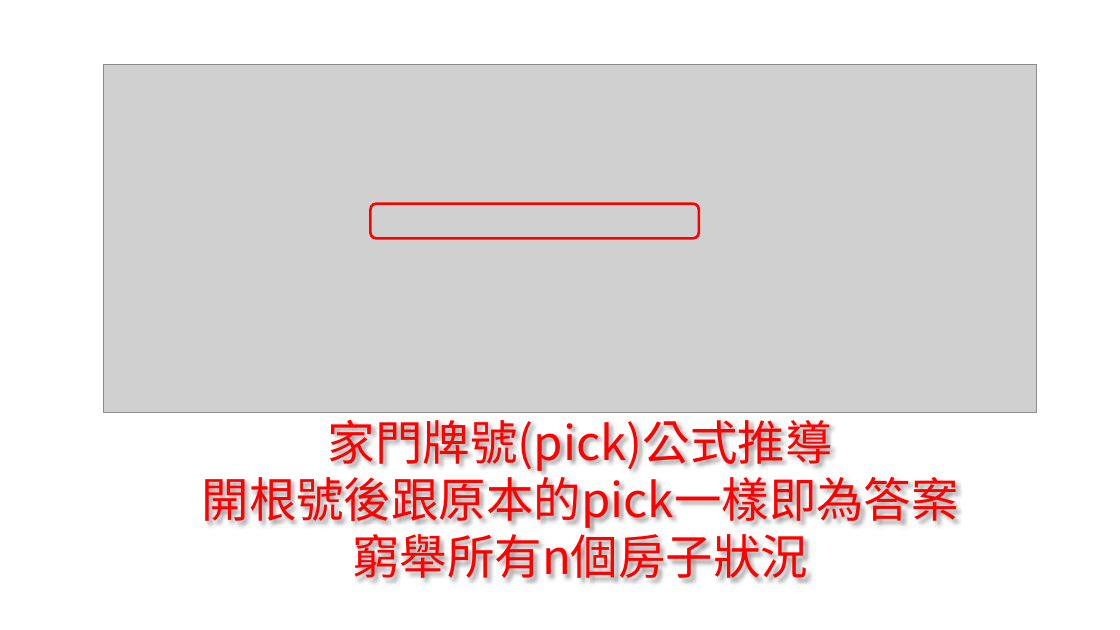
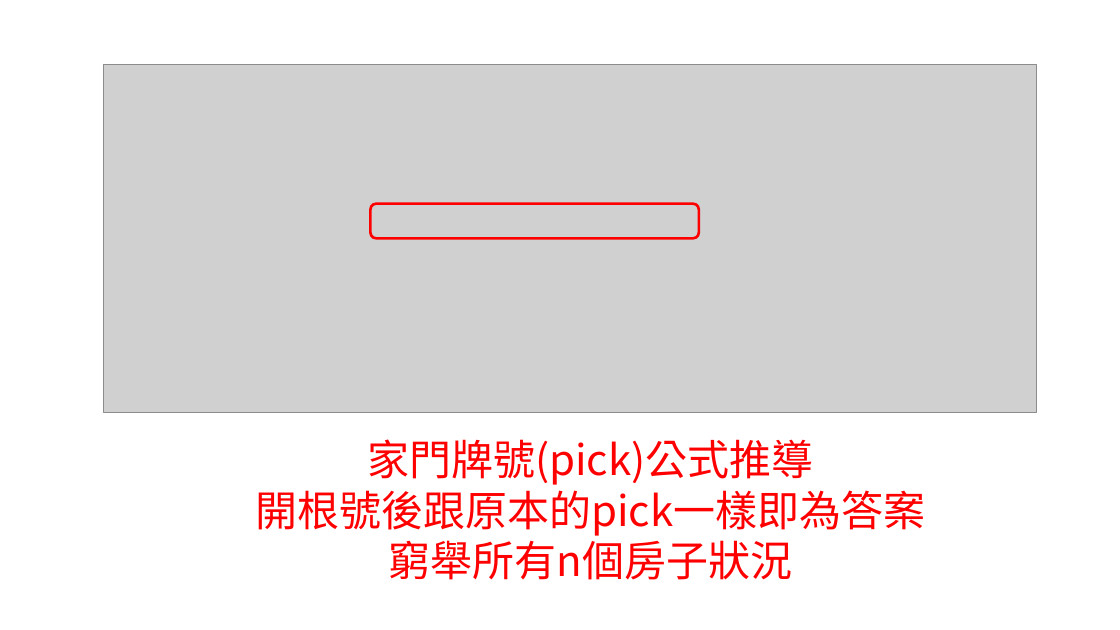
Before and after one commit to kerong2002/110-C-final-project, a slide deck: slide 5 of ppt/C110152338_138.pptx. Drawn at 1120x630 pixels with LibreOffice and Linux fonts; fonts in the diff are those of the drawing; grey boxes stand for pictures; background and template pictures are left out. Boxes give left, top, right and bottom in pixels: in the first picture for what was removed or moved away, otherwise in the second. Text is boxed around its words. In the diff, an @@ line names an element or a change of style, - is before the commit and + after.

```diff
--- a/ppt/C110152338_138.pptx
+++ b/ppt/C110152338_138.pptx
@@ text "家門牌號(pick)公式推導": place and size @@
-text "家門牌號(pick)公式推導" at [202,411,959,583]
+text "家門牌號(pick)公式推導" at [255,439,925,580]
@@ text "家門牌號(pick)公式推導" at [255,439,925,580]: size 40.7 to 36 pt; line spacing 0.8 to 1; less space between paragraphs @@
```
Also in this commit, not shown: 2 other slides changed.
